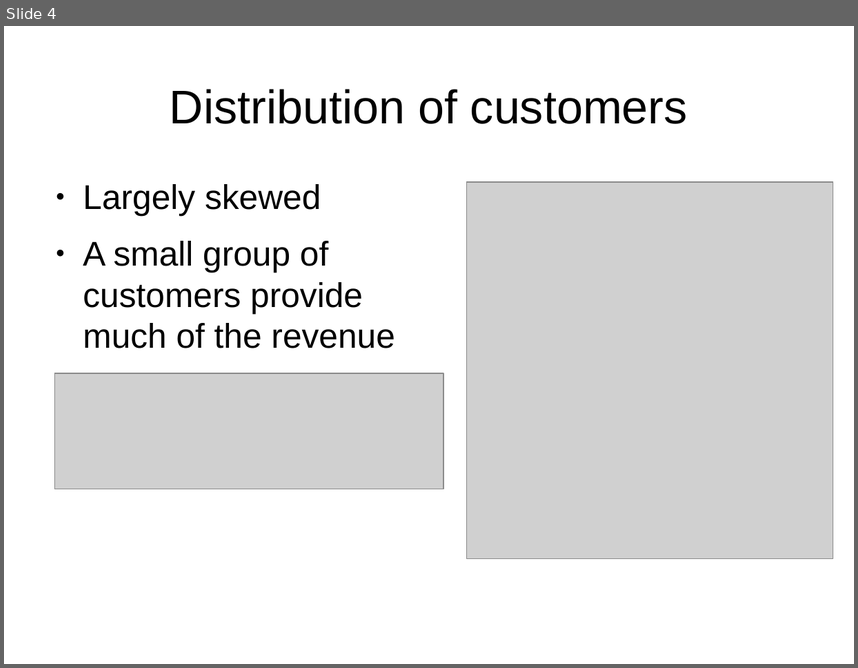
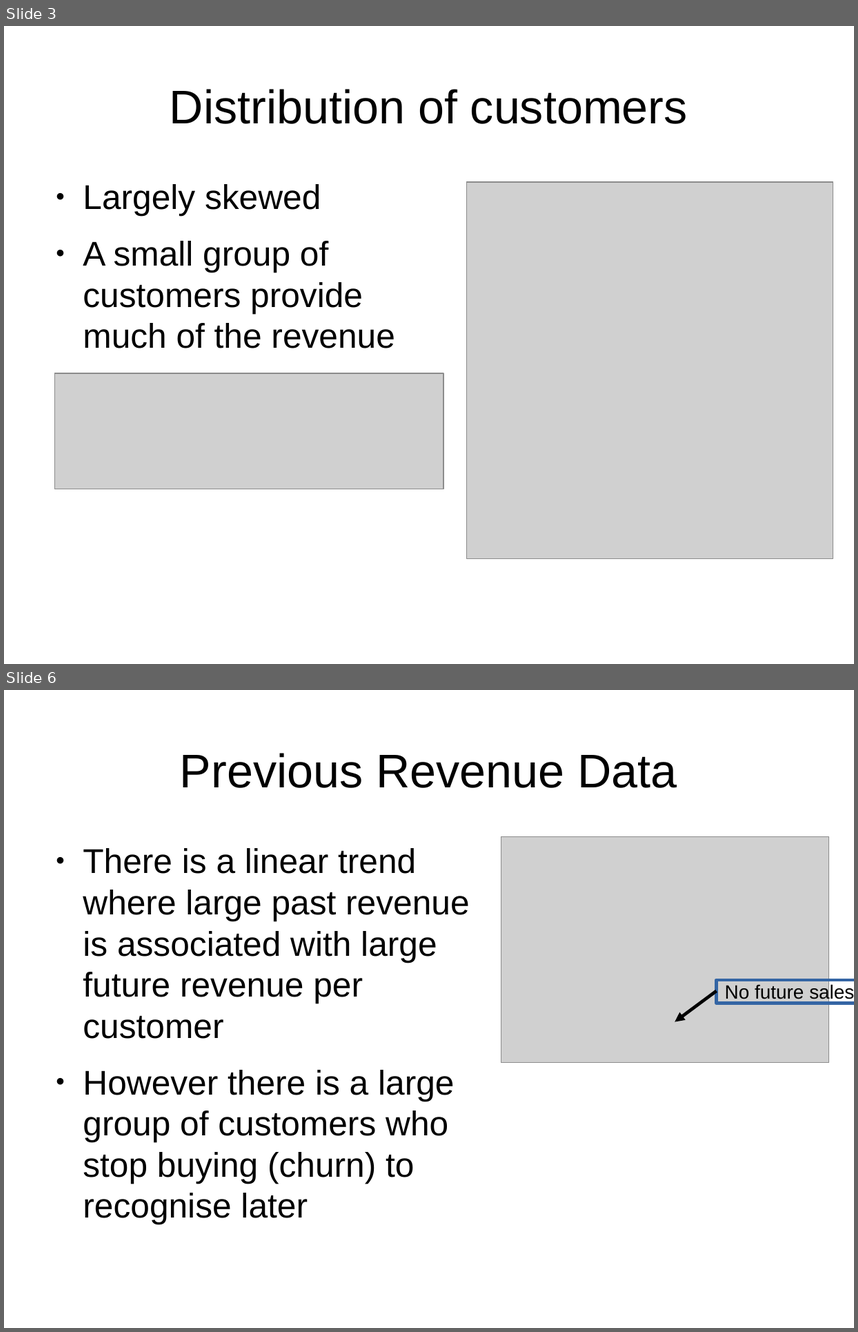
Before and after one commit to leexa90/E-commece-Data-Science, a slide deck: Present.odp. Shown one above the other, each under a label of ours: slide 4 before the commit, slides 3 and 6 after it; the slides between them are not shown. The pictures are 858x668 and 858x1332 pixels, drawn with LibreOffice and Linux fonts; fonts in the diff are those of the drawing; grey boxes stand for pictures. Boxes give left, top, right and bottom in pixels: in the first picture for what was removed or moved away, otherwise in the second. Text is boxed around its words. In the diff, an @@ line names an element or a change of style, - is before the commit and + after.

```diff
--- a/Present.odp
+++ b/Present.odp
@@ slide 6 added at (4,690,854,1328), background #FFFFFF @@
@@ title added at (180,753,677,788), 44 pt, text #000000 @@
+Previous Revenue Data
@@ text added at (83,848,469,1224), 32 pt, text #000000 @@
+● There is a linear trend where large past revenue is associated with large future revenue per customer
+● However there is a large group of customers who stop buying (churn) to recognise later
@@ picture added at (501,836,829,1063) @@
@@ arrow added from (717, 991) to (675, 1022), #000000 3 pt @@
@@ rectangle added at (717,980,854,1003), outline #3465A4 3 pt, 18 pt, text #000000 @@
+No future sales
@@ what was slide 4 is now slide 3 @@
```
Also in this commit, not shown: 3 slides changed, 5 other slides added, 4 slides removed, 2 other files.
